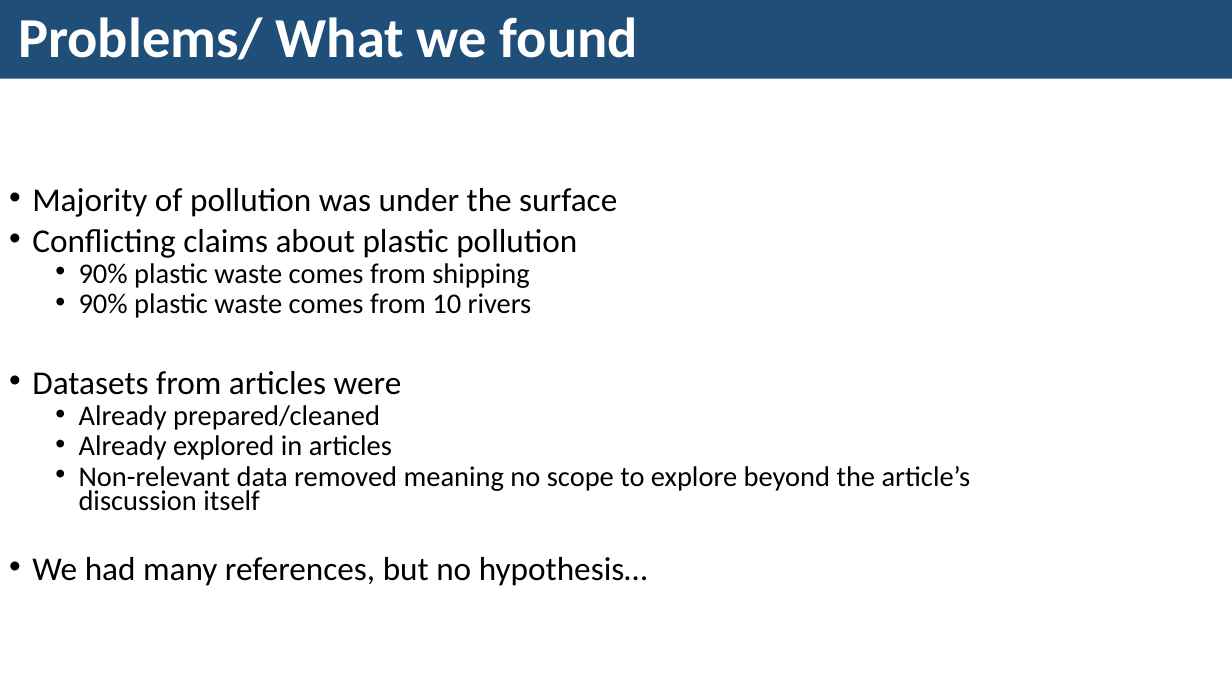
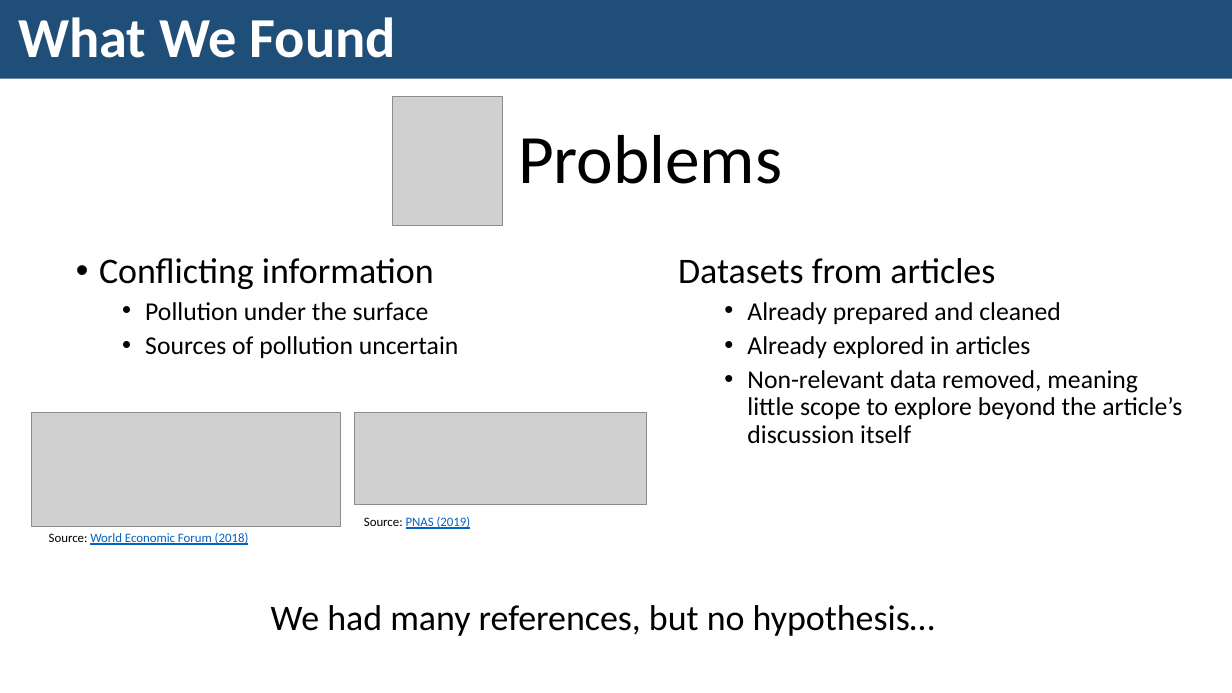
Before and after one commit to KarenJewell/CMM507-Group2, a slide deck: slide 3 of Group2Presentation.pptx (slide 2 before the commit). Drawn at 1232x693 pixels with LibreOffice and Linux fonts; fonts in the diff are those of the drawing; grey boxes stand for pictures. Boxes give left, top, right and bottom in pixels: in the first picture for what was removed or moved away, otherwise in the second. Text is boxed around its words. In the diff, an @@ line names an element or a change of style, - is before the commit and + after.

```diff
--- a/Group2Presentation.pptx
+++ b/Group2Presentation.pptx
@@ title at [18, 17, 396, 58]: text changed @@
-Problems/ What we found
+What We Found
@@ picture added at [393, 96, 503, 226] @@
@@ text added at [518, 135, 782, 184], 54 pt, text #000000 @@
+Problems
@@ text at [99, 258, 459, 358]: text changed; size 22.2 to 20 pt @@
-• Majority of pollution was under the surface
-• Conflicting claims about plastic pollution
-  • 90% plastic waste comes from shipping
-  • 90% plastic waste comes from 10 rivers
-• Datasets from articles were
-  • Already prepared/cleaned
-  • Already explored in articles
-  • Non-relevant data removed meaning no scope to explore beyond the article’s discussion itself
-• We had many references, but no hypothesis…
+• Conflicting information
+  • Pollution under the surface
+  • Sources of pollution uncertain
@@ text added at [678, 258, 1182, 444], 20 pt, text #000000 @@
+Datasets from articles
+  • Already prepared and cleaned
+  • Already explored in articles
+  • Non-relevant data removed, meaning little scope to explore beyond the article’s discussion itself
@@ picture added at [31, 412, 340, 526] @@
@@ picture added at [355, 412, 647, 505] @@
@@ text added at [49, 532, 249, 545], 10 pt, text #0563C1, underline @@
+Source: World Economic Forum (2018)
@@ text added at [364, 516, 471, 529], 10 pt, text #0563C1, underline @@
+Source: PNAS (2019)
@@ text added at [271, 605, 935, 636], 28 pt, text #000000 @@
+We had many references, but no hypothesis…
```
Also in this commit, not shown: 3 other slides changed, 2 slides added, 1 slide removed.
